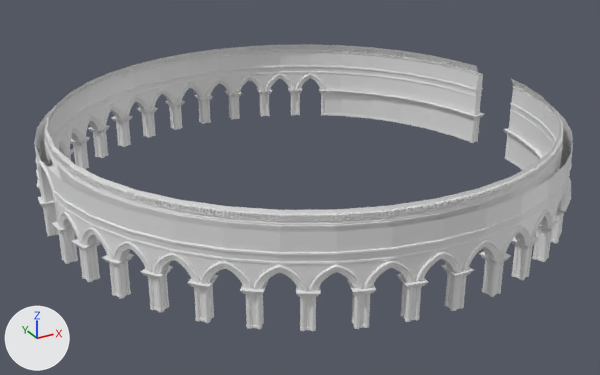
The FBX model Project Casanova/Assets/Chloe's Stuff/Mesh/FR L1 Arches.fbx, before and after one commit.
Rendered twice from a camera (50 mm lens) standing at (-34.3, -61.7, 31.3) and looking at (-0.9, -1.1, 1.0). The lights are fixed; the arrows at lower left show +X, +Y and +Z. Where no turn or scale is listed for an object, it has been applied to the vertices.

Objects in the first picture: 'Arch End.001', 'Arch End.002', 'Arch Middle.001', 'Arch Middle.002', 'Arch Middle.003', 'Arch Middle.004', 'Arch Middle.005', 'Arch Middle.006', 'Arch Middle.007', 'Arch Middle.008', 'Arch Middle.009', 'Arch Middle.010', 'Arch Middle.011', 'Arch Middle.012', 'Big Arch', 'FR Wall.001', 'FR Wall.002', 'FR Wall.003', 'FR Wall.004'.
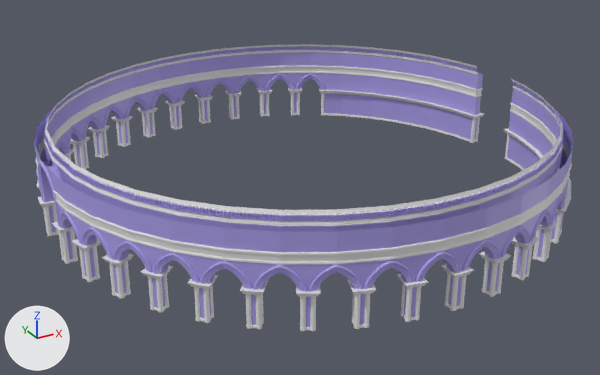
What differs and where, as boxes [x1, y1, x2, y2] in the pictures (600 x 375 px):
'Arch Middle.007', recoloured (white to blue): [109, 65, 337, 330] in both
'Arch Middle.006', recoloured (white to blue): [133, 58, 393, 327] in both
'Arch Middle.008', recoloured (white to blue): [87, 73, 281, 328] in both
'Arch Middle.005', recoloured (white to blue): [160, 53, 444, 320] in both
'Arch Middle.009', recoloured (white to blue): [69, 82, 228, 321] in both
'Arch Middle.001', recoloured (white to blue): [188, 49, 488, 309] in both
'Arch Middle.010', recoloured (white to blue): [46, 92, 179, 310] in both
'Arch Middle.002', recoloured (white to blue): [218, 46, 523, 294] in both
'Arch Middle.003', recoloured (white to blue): [249, 45, 549, 278] in both
'Arch Middle.011', recoloured (white to blue): [37, 105, 136, 296] in both
'FR Wall.004', recoloured (white to blue): [428, 55, 544, 170] in both
'Arch Middle.004', recoloured (white to blue): [280, 44, 565, 260] in both
'Arch End.002', recoloured (white to blue): [454, 61, 527, 167] in both
'Big Arch', recoloured (white to blue): [34, 131, 76, 262] in both
'FR Wall.003', recoloured (white to blue): [400, 51, 565, 169] in both
'Arch Middle.012', recoloured (white to blue): [34, 118, 102, 280] in both
'Arch End.001', recoloured (white to blue): [311, 44, 573, 242] in both
'FR Wall.002', recoloured (white to blue): [370, 47, 573, 181] in both
'FR Wall.001', recoloured (white to blue): [340, 45, 573, 199] in both

Diff of the bpy script that builds the scene:
```diff
--- a/Project Casanova/Assets/Chloe's Stuff/Mesh/FR L1 Arches.fbx.py
+++ b/Project Casanova/Assets/Chloe's Stuff/Mesh/FR L1 Arches.fbx.py
@@ mat_set_02 @@
 mat_set_02 = principled_material('Set 02')
-mat_set_02.base_color = (0.8, 0.8, 0.8)  # white #e7e7e7
+mat_set_02.base_color = (0.399, 0.344, 0.8)  # blue #a99ee7
```
